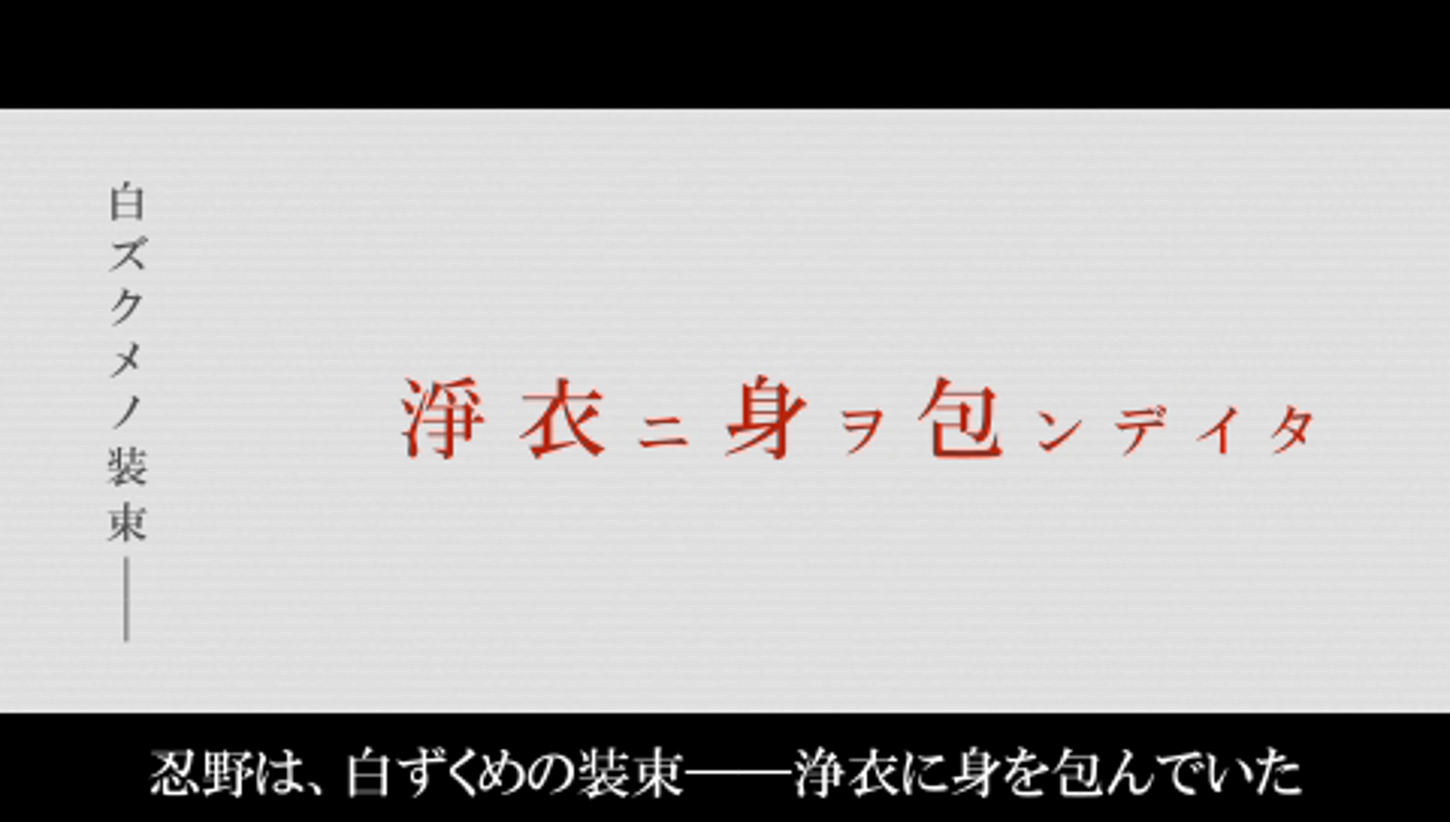
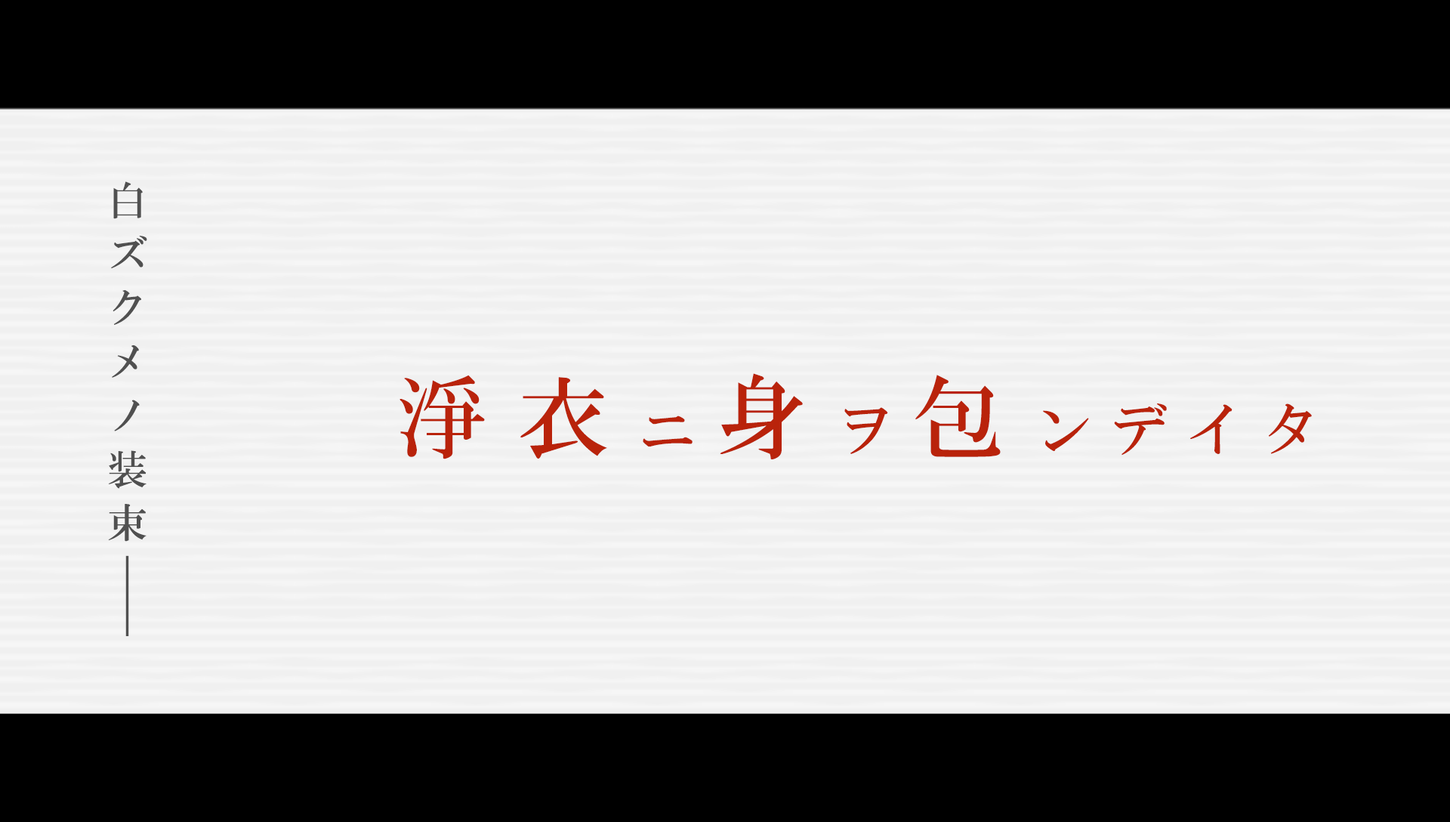
Comparing the layer stacks of the two 1450×822 images. Changes:
added layer "白ズクメノ装束――" above "淨衣ニ身ヲ包ンデイタ" over [107, 181, 148, 636]
added layer "淨衣ニ身ヲ包ンデイタ" above "Layer 2" over [399, 373, 1312, 460]
showed "Layer 2" over [0, 107, 1450, 802]
